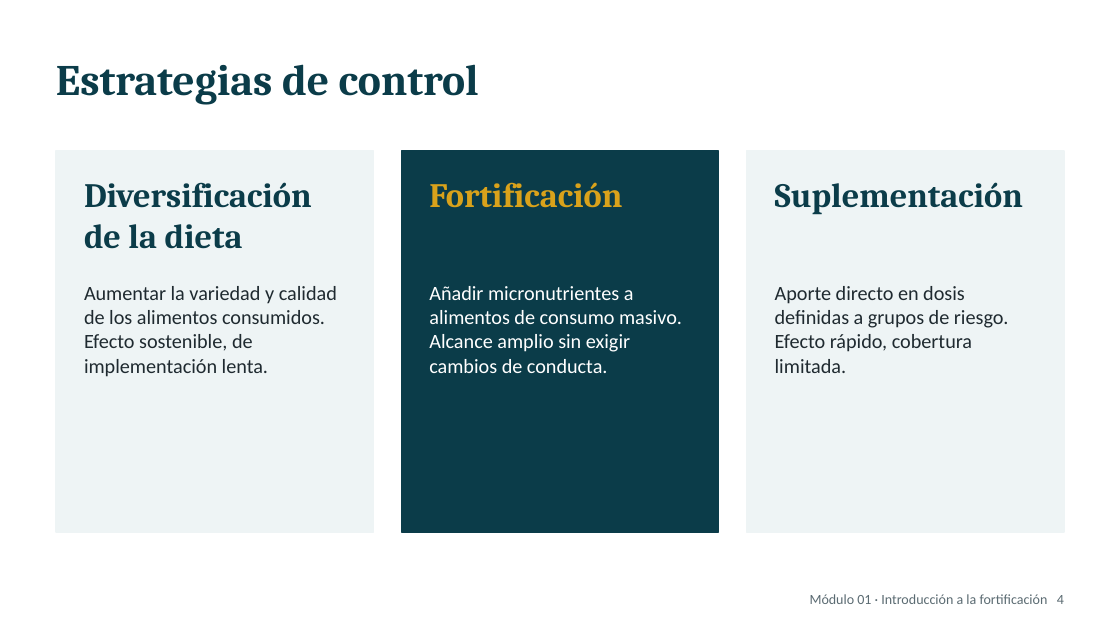
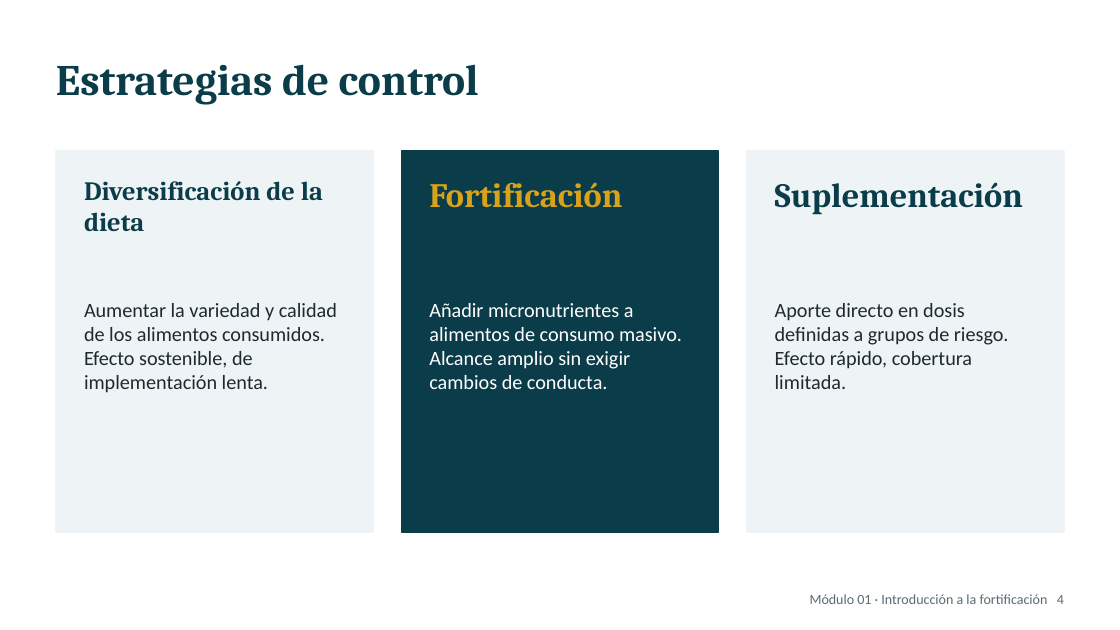
Before and after one commit to maicel1978/fortificacion, a slide deck: slide 4 of _entregables/presentaciones/Modulo01_sintesis.pptx. Drawn at 1120x630 pixels with LibreOffice and Linux fonts; fonts in the diff are those of the drawing. Boxes give left, top, right and bottom in pixels: in the first picture for what was removed or moved away, otherwise in the second. Text is boxed around its words. In the diff, an @@ line names an element or a change of style, - is before the commit and + after.

```diff
--- a/_entregables/presentaciones/Modulo01_sintesis.pptx
+++ b/_entregables/presentaciones/Modulo01_sintesis.pptx
@@ text "Diversificación de la dieta" at [84, 181, 323, 231]: size 22 to 17 pt @@
@@ text "Aumentar la variedad y calidad ...": place and size @@
-text "Aumentar la variedad y calidad ..." at [84, 286, 337, 377]
+text "Aumentar la variedad y calidad ..." at [84, 303, 337, 393]
@@ text "Añadir micronutrientes a alimentos de ...": place and size @@
-text "Añadir micronutrientes a alimentos de ..." at [429, 286, 682, 373]
+text "Añadir micronutrientes a alimentos de ..." at [429, 303, 682, 389]
@@ text "Aporte directo en dosis definidas ...": place and size @@
-text "Aporte directo en dosis definidas ..." at [775, 286, 1009, 373]
+text "Aporte directo en dosis definidas ..." at [775, 303, 1009, 389]
```
Also in this commit, not shown: 17 other files.
